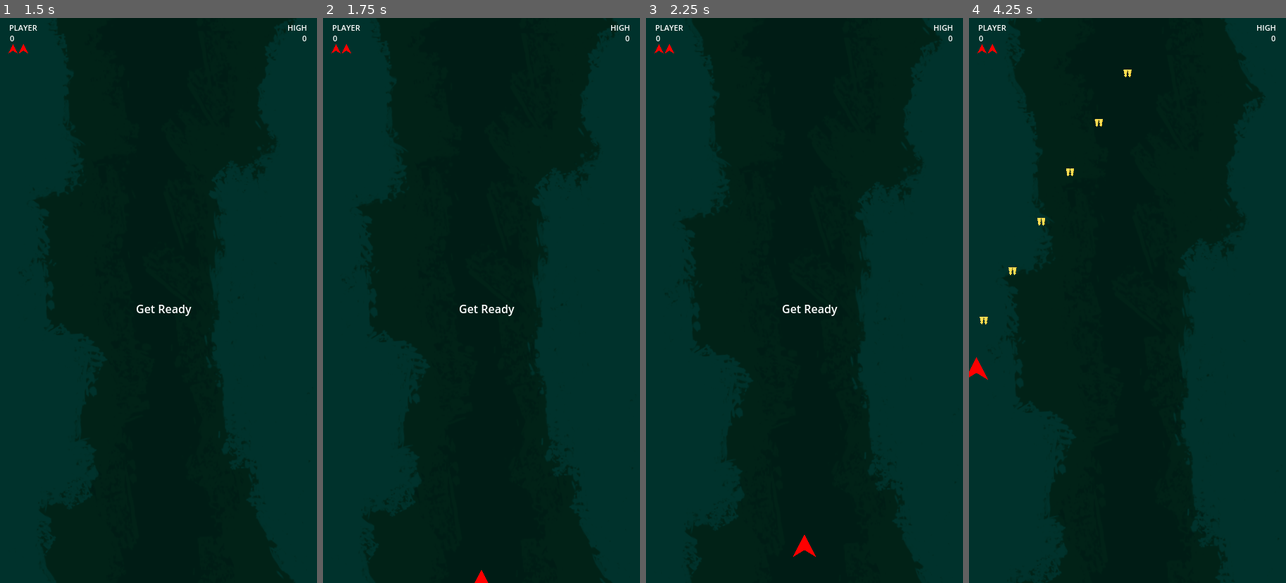
Above: before the commit, frames 1-4 (left to right).
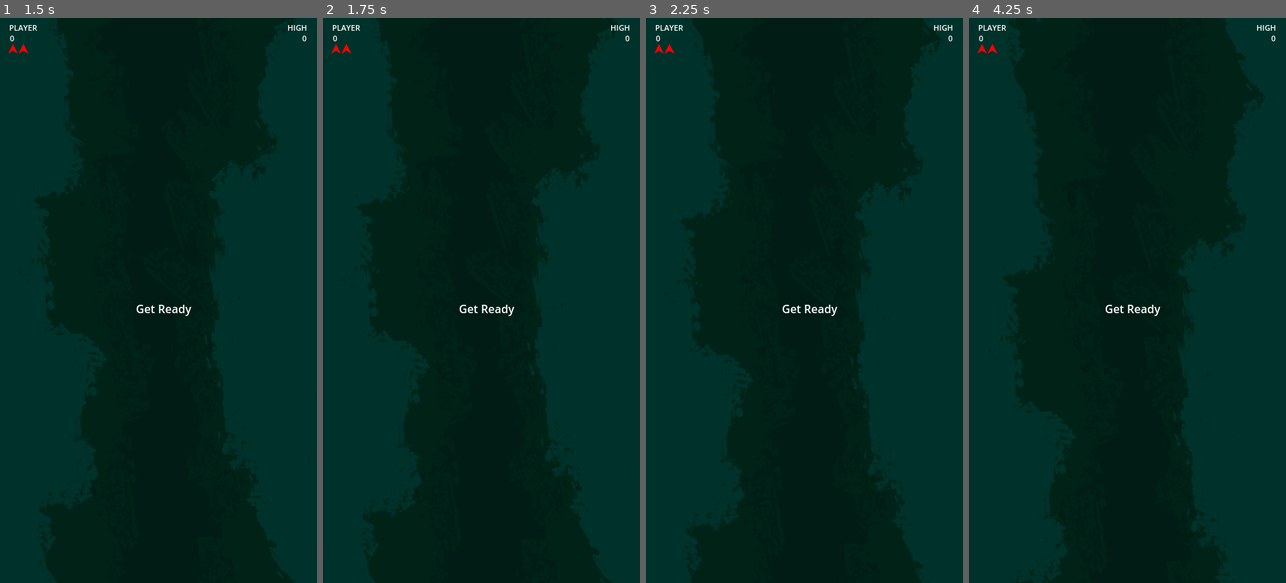
Above: after the commit, the same moments.

Repository: davidbragg/pewpewpew
Game: Godot game, scene res://scenes/main.tscn
Same seed, same stepped clock (60 frames per second), same inputs: the game is played once before the commit and once after it. Sound files missing from this copy of the repository are replaced by a short silence.
Inputs:
- Up to frame 1 (1.5 s): hold D (move_right) 0.53-1.28 s; hold Space (shoot) 0.53-1.28 s; hold S (move_down) from 1.28 s (still down); tap Space (shoot) at 1.35 s
- Up to frame 2 (1.75 s): keep holding S (move_down)
- Up to frame 3 (2.25 s): release S (move_down) at 2.03 s; hold D (move_right) from 2.03 s (still down); hold Space (shoot) from 2.03 s (still down)
- Up to frame 4 (4.25 s): release D (move_right) at 2.78 s; release Space (shoot) at 2.78 s; hold W (move_up) 2.78-3.53 s; tap Space (shoot) at 2.85 s; hold A (move_left) from 3.53 s (still down); hold Space (shoot) from 3.53 s (still down)

Frame 1 is identical in both runs. In frame 2, less than 0.1% of the frame differs, in the area x 47-53%, y 97-100%; in frame 3, 0.1%; in frame 4, 0.4%, in the area x 0-61%, y 9-64%.
Error after the commit: Parse Error: Identifier "position6" not declared in the current scope. (res://scripts/player.gd:73)

Commit message:
migration to 4.4, add audio and particle sfx, fix floater shooting after death bug

Diff:
--- a/project.godot
+++ b/project.godot
@@ -12,7 +12,7 @@
 
 config/name="pewpewpew"
 run/main_scene="res://scenes/main.tscn"
-config/features=PackedStringArray("4.2", "Forward Plus")
+config/features=PackedStringArray("4.4", "Forward Plus")
 config/icon="res://assets/player.png"
 config/windows_native_icon="res://assets/icon.ico"
 
@@ -33,31 +33,31 @@
 move_up={
 "deadzone": 0.5,
 "events": [Object(InputEventJoypadMotion,"resource_local_to_scene":false,"resource_name":"","device":-1,"axis":1,"axis_value":-1.0,"script":null)
-, Object(InputEventKey,"resource_local_to_scene":false,"reso …(163 unchanged characters)… eycode":87,"key_label":0,"unicode":119,"echo":false,"script":null)
+, Object(InputEventKey,"resource_local_to_scene":false,"reso …(163 unchanged characters)… eycode":87,"key_label":0,"unicode":119,"location":0,"echo":false,"script":null)
 ]
 }
 move_down={
 "deadzone": 0.5,
 "events": [Object(InputEventJoypadMotion,"resource_local_to_scene":false,"resource_name":"","device":-1,"axis":1,"axis_value":1.0,"script":null)
-, Object(InputEventKey,"resource_local_to_scene":false,"reso …(163 unchanged characters)… eycode":83,"key_label":0,"unicode":115,"echo":false,"script":null)
+, Object(InputEventKey,"resource_local_to_scene":false,"reso …(163 unchanged characters)… eycode":83,"key_label":0,"unicode":115,"location":0,"echo":false,"script":null)
 ]
 }
 move_left={
 "deadzone": 0.5,
 "events": [Object(InputEventJoypadMotion,"resource_local_to_scene":false,"resource_name":"","device":-1,"axis":0,"axis_value":-1.0,"script":null)
-, Object(InputEventKey,"resource_local_to_scene":false,"reso …(162 unchanged characters)… keycode":65,"key_label":0,"unicode":97,"echo":false,"script":null)
+, Object(InputEventKey,"resource_local_to_scene":false,"reso …(162 unchanged characters)… keycode":65,"key_label":0,"unicode":97,"location":0,"echo":false,"script":null)
 ]
 }
 move_right={
 "deadzone": 0.5,
 "events": [Object(InputEventJoypadMotion,"resource_local_to_scene":false,"resource_name":"","device":-1,"axis":0,"axis_value":1.0,"script":null)
-, Object(InputEventKey,"resource_local_to_scene":false,"reso …(163 unchanged characters)… eycode":68,"key_label":0,"unicode":100,"echo":false,"script":null)
+, Object(InputEventKey,"resource_local_to_scene":false,"reso …(163 unchanged characters)… eycode":68,"key_label":0,"unicode":100,"location":0,"echo":false,"script":null)
 ]
 }
 shoot={
 "deadzone": 0.5,
 "events": [Object(InputEventJoypadButton,"resource_local_to_scene":false,"resource_name":"","device":-1,"button_index":0,"pressure":0.0,"pressed":true,"script":null)
-, Object(InputEventKey,"resource_local_to_scene":false,"reso …(162 unchanged characters)… keycode":32,"key_label":0,"unicode":32,"echo":false,"script":null)
+, Object(InputEventKey,"resource_local_to_scene":false,"reso …(162 unchanged characters)… keycode":32,"key_label":0,"unicode":32,"location":0,"echo":false,"script":null)
 ]
 }
 
--- a/scenes/floater.tscn
+++ b/scenes/floater.tscn
@@ -1,8 +1,19 @@
-[gd_scene load_steps=4 format=3 uid="uid://dbyt3bp4cnyr7"]
+[gd_scene load_steps=9 format=3 uid="uid://dbyt3bp4cnyr7"]
 
-[ext_resource type="Script" path="res://scripts/floater.gd" id="1_o4xfv"]
+[ext_resource type="Script" uid="uid://cqon5s8v61nkj" path="res://scripts/floater.gd" id="1_o4xfv"]
 [ext_resource type="PackedScene" uid="uid://d3vodh36nuu1f" path="res://scenes/enemy_projectile.tscn" id="2_q051b"]
 [ext_resource type="Texture2D" uid="uid://b8nvtpou561lf" path="res://assets/floater.svg" id="3_e0ygl"]
+[ext_resource type="AudioStream" uid="uid://c8aqh7f72ahr2" path="res://assets/audio/floater_fire.ogg" id="4_js0lp"]
+[ext_resource type="AudioStream" uid="uid://benreolqkhau2" path="res://assets/audio/enemy_death.ogg" id="5_0v24q"]
+[ext_resource type="AudioStream" uid="uid://doxql3q568n6d" path="res://assets/audio/floater_hit.ogg" id="5_03vxn"]
+
+[sub_resource type="AudioStreamRandomizer" id="AudioStreamRandomizer_0v24q"]
+streams_count = 1
+stream_0/stream = ExtResource("4_js0lp")
+
+[sub_resource type="Gradient" id="Gradient_03vxn"]
+offsets = PackedFloat32Array(0.54, 1)
+colors = PackedColorArray(0.992172, 0.595987, 0.329259, 1, 0.998609, 0.842112, 0.748383, 1)
 
 [node name="Floater" type="CharacterBody2D"]
 z_index = 10
@@ -21,6 +32,35 @@
 wait_time = 2.0
 
 [node name="CollisionPolygon2D" type="CollisionPolygon2D" parent="."]
+visible = false
 polygon = PackedVector2Array(0.046517, 21.5516, -23.8247, -10.4188, -18.5519, -21.9717, 18.2222, -21.5616, 23.4915, -10.4188)
 
+[node name="FireAudio" type="AudioStreamPlayer2D" parent="."]
+stream = SubResource("AudioStreamRandomizer_0v24q")
+pitch_scale = 1.03
+
+[node name="HitAudio" type="AudioStreamPlayer2D" parent="."]
+stream = ExtResource("5_03vxn")
+
+[node name="DeathAudio" type="AudioStreamPlayer2D" parent="."]
+stream = ExtResource("5_0v24q")
+volume_db = -4.0
+
+[node name="ExplosionParticles" type="CPUParticles2D" parent="."]
+emitting = false
+amount = 500
+lifetime = 0.1
+one_shot = true
+speed_scale = 0.5
+randomness = 0.66
+emission_shape = 1
+emission_sphere_radius = 0.01
+spread = 180.0
+gravity = Vector2(0, 0)
+initial_velocity_min = 70.71
+initial_velocity_max = 353.54
+color_ramp = SubResource("Gradient_03vxn")
+
 [connection signal="timeout" from="FireCoolDown" to="." method="_on_fire_cool_down_timeout"]
+[connection signal="finished" from="DeathAudio" to="." method="_on_death_audio_finished"]
+[connection signal="finished" from="ExplosionParticles" to="." method="_on_explosion_particles_finished"]
--- a/scenes/hunter.tscn
+++ b/scenes/hunter.tscn
@@ -1,8 +1,17 @@
-[gd_scene load_steps=4 format=3 uid="uid://oaywxkjih0yv"]
+[gd_scene load_steps=8 format=3 uid="uid://oaywxkjih0yv"]
 
-[ext_resource type="Script" path="res://scripts/hunter.gd" id="1_iseq4"]
+[ext_resource type="Script" uid="uid://rqvm6rh3sil5" path="res://scripts/hunter.gd" id="1_iseq4"]
 [ext_resource type="PackedScene" uid="uid://d3vodh36nuu1f" path="res://scenes/enemy_projectile.tscn" id="2_j388x"]
 [ext_resource type="Texture2D" uid="uid://p0445nibjos2" path="res://assets/hunter.svg" id="3_62vpj"]
+[ext_resource type="AudioStream" uid="uid://tenaylwiysq5" path="res://assets/audio/hunter_fire.ogg" id="4_h7gi6"]
+[ext_resource type="AudioStream" uid="uid://benreolqkhau2" path="res://assets/audio/enemy_death.ogg" id="5_aso1i"]
+
+[sub_resource type="AudioStreamRandomizer" id="AudioStreamRandomizer_aso1i"]
+streams_count = 1
+stream_0/stream = ExtResource("4_h7gi6")
+
+[sub_resource type="Gradient" id="Gradient_aso1i"]
+colors = PackedColorArray(0.803922, 0.698039, 0, 1, 0.839216, 0.701961, 0, 1)
 
 [node name="Hunter" type="CharacterBody2D"]
 z_index = 10
@@ -18,4 +27,31 @@
 texture = ExtResource("3_62vpj")
 
 [node name="CollisionPolygon2D" type="CollisionPolygon2D" parent="."]
+visible = false
 polygon = PackedVector2Array(-4.71766, 7.06445, -16.0775, -11.2899, -10.7696, -9.15681, 10.5611, -9.05759, 15.7697, -11.0915, 4.65793, 6.81642, -0.104275, 2.15343)
+
+[node name="FireAudio" type="AudioStreamPlayer2D" parent="."]
+stream = SubResource("AudioStreamRandomizer_aso1i")
+pitch_scale = 1.03
+
+[node name="DeathAudio" type="AudioStreamPlayer2D" parent="."]
+stream = ExtResource("5_aso1i")
+volume_db = -4.0
+
+[node name="ExplosionParticles" type="CPUParticles2D" parent="."]
+emitting = false
+amount = 500
+lifetime = 0.1
+one_shot = true
+speed_scale = 0.5
+randomness = 0.66
+emission_shape = 1
+emission_sphere_radius = 0.01
+spread = 180.0
+gravity = Vector2(0, 0)
+initial_velocity_min = 70.71
+initial_velocity_max = 353.54
+color_ramp = SubResource("Gradient_aso1i")
+
+[connection signal="finished" from="DeathAudio" to="." method="_on_death_audio_finished"]
+[connection signal="finished" from="ExplosionParticles" to="." method="_on_explosion_particles_finished"]
--- a/scenes/kamikaze.tscn
+++ b/scenes/kamikaze.tscn
@@ -1,12 +1,21 @@
-[gd_scene load_steps=5 format=3 uid="uid://ba8n4cw1gve42"]
+[gd_scene load_steps=9 format=3 uid="uid://ba8n4cw1gve42"]
 
-[ext_resource type="Script" path="res://scripts/kamikaze.gd" id="1_7wbsq"]
+[ext_resource type="Script" uid="uid://bigw0lc2vhgky" path="res://scripts/kamikaze.gd" id="1_7wbsq"]
 [ext_resource type="Texture2D" uid="uid://bkig75aywerkt" path="res://assets/kamikaze.svg" id="2_ais63"]
-[ext_resource type="Shader" path="res://shaders/kamikaze.gdshader" id="2_d2jpx"]
+[ext_resource type="Shader" uid="uid://ipb54huqvuwo" path="res://shaders/kamikaze.gdshader" id="2_d2jpx"]
+[ext_resource type="AudioStream" uid="uid://fkahbw52hdw8" path="res://assets/audio/kamikaze_engine.ogg" id="4_2r708"]
+[ext_resource type="AudioStream" uid="uid://benreolqkhau2" path="res://assets/audio/enemy_death.ogg" id="5_cv7uk"]
 
 [sub_resource type="ShaderMaterial" id="ShaderMaterial_56o0f"]
 shader = ExtResource("2_d2jpx")
 shader_parameter/new_color = Color(0.858824, 0.368627, 0.203922, 1)
+
+[sub_resource type="AudioStreamRandomizer" id="AudioStreamRandomizer_cv7uk"]
+streams_count = 1
+stream_0/stream = ExtResource("4_2r708")
+
+[sub_resource type="Gradient" id="Gradient_cv7uk"]
+colors = PackedColorArray(0.956863, 0.337255, 0.105882, 1, 0.839216, 0.701961, 0, 1)
 
 [node name="Kamikaze" type="CharacterBody2D"]
 collision_layer = 4
@@ -21,3 +30,33 @@
 material = SubResource("ShaderMaterial_56o0f")
 scale = Vector2(0.132275, 0.126984)
 texture = ExtResource("2_ais63")
+
+[node name="EngineAudio" type="AudioStreamPlayer2D" parent="."]
+stream = SubResource("AudioStreamRandomizer_cv7uk")
+volume_db = -10.0
+pitch_scale = 1.05
+max_distance = 300.0
+attenuation = 4.43828
+panning_strength = 3.0
+
+[node name="DeathAudio" type="AudioStreamPlayer2D" parent="."]
+stream = ExtResource("5_cv7uk")
+volume_db = -4.0
+
+[node name="ExplosionParticles" type="CPUParticles2D" parent="."]
+emitting = false
+amount = 500
+lifetime = 0.1
+one_shot = true
+speed_scale = 0.5
+randomness = 0.66
+emission_shape = 1
+emission_sphere_radius = 0.01
+spread = 180.0
+gravity = Vector2(0, 0)
+initial_velocity_min = 70.71
+initial_velocity_max = 353.54
+color_ramp = SubResource("Gradient_cv7uk")
+
+[connection signal="finished" from="DeathAudio" to="." method="_on_death_audio_finished"]
+[connection signal="finished" from="ExplosionParticles" to="." method="_on_explosion_particles_finished"]
--- a/scenes/main.tscn
+++ b/scenes/main.tscn
@@ -1,13 +1,14 @@
-[gd_scene load_steps=13 format=3 uid="uid://bssj84qd2a7wc"]
+[gd_scene load_steps=15 format=3 uid="uid://bssj84qd2a7wc"]
 
 [ext_resource type="PackedScene" uid="uid://dy8sinaxdks5l" path="res://scenes/background.tscn" id="1_6srfk"]
-[ext_resource type="Script" path="res://scripts/main.gd" id="1_i3dns"]
+[ext_resource type="Script" uid="uid://k205u44n8ygo" path="res://scripts/main.gd" id="1_i3dns"]
 [ext_resource type="PackedScene" uid="uid://b6elytksonnf" path="res://scenes/play_boundary.tscn" id="2_emvnx"]
 [ext_resource type="PackedScene" uid="uid://b4rebdb6c5p5p" path="res://scenes/player.tscn" id="2_mxru2"]
 [ext_resource type="PackedScene" uid="uid://dbyt3bp4cnyr7" path="res://scenes/floater.tscn" id="4_ne8kj"]
 [ext_resource type="PackedScene" uid="uid://ba8n4cw1gve42" path="res://scenes/kamikaze.tscn" id="5_wcqs8"]
 [ext_resource type="Texture2D" uid="uid://dq2yvqrtmr1a0" path="res://assets/player.svg" id="8_7s5pq"]
 [ext_resource type="PackedScene" uid="uid://oaywxkjih0yv" path="res://scenes/hunter.tscn" id="8_bwhhk"]
+[ext_resource type="AudioStream" uid="uid://bi8lkduw542dh" path="res://assets/audio/player_death.ogg" id="9_85g3d"]
 
 [sub_resource type="Curve2D" id="Curve2D_0ok36"]
 _data = {
@@ -23,6 +24,9 @@
 
 [sub_resource type="LabelSettings" id="LabelSettings_fa4im"]
 font_size = 11
+
+[sub_resource type="Gradient" id="Gradient_85g3d"]
+colors = PackedColorArray(0.992172, 0, 0, 1, 0.839216, 0.701961, 0, 1)
 
 [node name="Game" type="Node2D" node_paths=PackedStringArray("lives_sprites")]
 script = ExtResource("1_i3dns")
@@ -170,6 +174,25 @@
 scale = Vector2(0.075, 0.075)
 texture = ExtResource("8_7s5pq")
 
+[node name="PlayerDeathAudio" type="AudioStreamPlayer" parent="."]
+stream = ExtResource("9_85g3d")
+volume_db = -4.0
+
+[node name="PlayerDeathParticles" type="CPUParticles2D" parent="."]
+emitting = false
+amount = 800
+lifetime = 0.3
+one_shot = true
+speed_scale = 0.5
+randomness = 0.66
+emission_shape = 1
+emission_sphere_radius = 0.01
+spread = 180.0
+gravity = Vector2(0, 0)
+initial_velocity_min = 70.71
+initial_velocity_max = 353.54
+color_ramp = SubResource("Gradient_85g3d")
+
 [connection signal="timeout" from="KamikazeTimer" to="." method="_on_kamikaze_timer_timeout"]
 [connection signal="timeout" from="KamikazeCooldownTimer" to="." method="_on_kamikaze_cooldown_timer_timeout"]
 [connection signal="timeout" from="FloaterCoolDownTimer" to="." method="_on_floater_cool_down_timer_timeout"]
--- a/scenes/player.tscn
+++ b/scenes/player.tscn
@@ -1,8 +1,14 @@
-[gd_scene load_steps=4 format=3 uid="uid://b4rebdb6c5p5p"]
+[gd_scene load_steps=6 format=3 uid="uid://b4rebdb6c5p5p"]
 
-[ext_resource type="Script" path="res://scripts/player.gd" id="1_iaerw"]
+[ext_resource type="Script" uid="uid://saw67bk5t0ow" path="res://scripts/player.gd" id="1_iaerw"]
 [ext_resource type="PackedScene" uid="uid://dak23h3d7xsic" path="res://scenes/player_projectile.tscn" id="2_t3tdt"]
 [ext_resource type="Texture2D" uid="uid://dq2yvqrtmr1a0" path="res://assets/player.svg" id="4_bvrjh"]
+[ext_resource type="AudioStream" uid="uid://cgebenbqel0e6" path="res://assets/audio/player_fire.ogg" id="4_dqkch"]
+
+[sub_resource type="AudioStreamRandomizer" id="AudioStreamRandomizer_dqkch"]
+random_pitch = 1.03
+streams_count = 1
+stream_0/stream = ExtResource("4_dqkch")
 
 [node name="Player" type="CharacterBody2D"]
 collision_mask = 22
@@ -22,4 +28,9 @@
 scale = Vector2(0.18362, 0.178023)
 texture = ExtResource("4_bvrjh")
 
+[node name="FireAudio" type="AudioStreamPlayer2D" parent="."]
+stream = SubResource("AudioStreamRandomizer_dqkch")
+
+[node name="AudioListener2D" type="AudioListener2D" parent="."]
+
 [connection signal="timeout" from="Fire_Cooldown" to="." method="_on_fire_cooldown_timeout"]
--- a/scripts/enemy.gd
+++ b/scripts/enemy.gd
@@ -9,16 +9,17 @@
 var state : State = State.SPAWNING
 
 enum State {
-    SPAWNING,
-    IDLE,
-    TARGETING,
-    ATTACKING,
-    EXITING
+	SPAWNING,
+	IDLE,
+	TARGETING,
+	ATTACKING,
+	DEAD,
+	EXITING
 }
 
 @onready var player : CharacterBody2D = get_node('/root/Game/Player')
 
 
 func get_target():
-    if player != null:
-        target = (player.global_position - self.global_position).normalized()
+	if player != null:
+		target = (player.global_position - self.global_position).normalized()
--- a/scripts/environment.gd
+++ b/scripts/environment.gd
@@ -1,10 +1,10 @@
 extends Node
 
 var timer_max : Dictionary = {
-    "kamikaze_spawn_limit": 0.3,
-    "kamikaze_cooldown": 5,
-    "floater_cooldown": 9,
-    "hunter_cooldown": 5
+	"kamikaze_spawn_limit": 0.3,
+	"kamikaze_cooldown": 5,
+	"floater_cooldown": 9,
+	"hunter_cooldown": 5
 }
 
 const kamikaze_wave_start : int = 5
@@ -17,3 +17,5 @@
 const floater_cooldown_min : int = 4
 
 const hunter_cooldown_min : int = 2
+
+var player_coord: Vector2
--- a/scripts/floater.gd
+++ b/scripts/floater.gd
@@ -7,6 +7,8 @@
 @onready var x_spawn_right : int = get_viewport_rect().size.x + 50
 var collision_count : int = 0
 var score : int = 1000
+var audio_complete: bool = false
+var particles_complete: bool = false
 
 func _ready():
 	acceleration = 450
@@ -24,6 +26,10 @@
 		queue_free()
 
 	match state:
+		State.DEAD:
+			if audio_complete && particles_complete:
+				queue_free()
+			return
 		State.SPAWNING:
 			var direction = (target_position - global_position).normalized()
 			var distance = global_position.distance_to(target_position)
@@ -41,6 +47,7 @@
 			velocity = Vector2.DOWN * 100
 		State.ATTACKING:
 			add_projectiles()
+			$FireAudio.play()
 			velocity = Vector2.UP * 100
 			state = State.IDLE
 
@@ -65,8 +72,20 @@
 	collision_count += 1
 	if collision_count >= 4:
 		GlobalState.add_points(score)
-		queue_free()
-
+		state = State.DEAD
+		$CollisionPolygon2D.disabled = true
+		$Sprite2D.visible = false
+		$ExplosionParticles.emitting = true
+		$DeathAudio.play()
+	else:
+		$HitAudio.play()
 
 func _on_fire_cool_down_timeout():
-	state = State.ATTACKING
+	if state != State.DEAD:
+		state = State.ATTACKING
+
+func _on_death_audio_finished() -> void:
+	audio_complete = true
+
+func _on_explosion_particles_finished() -> void:
+	particles_complete = true
--- a/scripts/global_state.gd
+++ b/scripts/global_state.gd
@@ -2,12 +2,12 @@
 
 var player_lives : int = 3
 var score : int = 0 :
-    set(value):
-        score = value
-        player_score_label.text = str(score)
-        if score > high_score:
-            high_score = score
-            update_high_score()
+	set(value):
+		score = value
+		player_score_label.text = str(score)
+		if score > high_score:
+			high_score = score
+			update_high_score()
 var high_score : int = 0
 var game_state : int
 
@@ -25,12 +25,12 @@
 @onready var high_score_label = get_node('/root/Game/UIRect/HighScoreValue')
 
 func add_points(points : int):
-    score += points
+	score += points
 
 func reset_game_state():
-    player_lives = 3
-    score = 0
-    game_state = TITLE
+	player_lives = 3
+	score = 0
+	game_state = TITLE
 
 func update_high_score():
-    high_score_label.text = str(high_score)
+	high_score_label.text = str(high_score)
--- a/scripts/hunter.gd
+++ b/scripts/hunter.gd
@@ -5,65 +5,79 @@
 var direction : Vector2
 
 var score : int = 100
+var audio_complete: bool = false
+var particles_complete: bool = false
 
 @onready var screen_size = get_viewport_rect().size
 
 func _ready():
-    self.rotation = Vector2(-1,0).angle()
-    max_speed = 250
-    acceleration = 200
+	self.rotation = Vector2(-1,0).angle()
+	max_speed = 250
+	acceleration = 200
 
 
 func _process(delta):
-    if GlobalState.game_state != GlobalState.GAMEPLAY:
-        queue_free()
+	if GlobalState.game_state != GlobalState.GAMEPLAY:
+		queue_free()
 
-    if state != State.EXITING:
-        get_target()
-        self.rotation = target.angle() - (PI / 2)
+	if state != State.EXITING:
+		get_target()
+		self.rotation = target.angle() - (PI / 2)
 
-    match state:
-        State.SPAWNING:
-            get_destination_position()
-            state = State.IDLE
-        State.IDLE:
-            var distance = global_position.distance_to(destination_position)
-            if distance < 10 and global_position.y < 600:
-                state = State.ATTACKING
-            elif global_position.y >= 600:
-                destination_position = Vector2(global_position.x, screen_size.y + 100)
-                state = State.EXITING
-        State.ATTACKING:
-            add_projectile()
-            get_destination_position()
-            state = State.IDLE
+	match state:
+		State.DEAD:
+			move_and_slide()
+			if audio_complete && particles_complete:
+				queue_free()
+			return
+		State.SPAWNING:
+			get_destination_position()
+			state = State.IDLE
+		State.IDLE:
+			var distance = global_position.distance_to(destination_position)
+			if distance < 10 and global_position.y < 600:
+				state = State.ATTACKING
+			elif global_position.y >= 600:
+				destination_position = Vector2(global_position.x, screen_size.y + 100)
+				state = State.EXITING
+		State.ATTACKING:
+			add_projectile()
+			$FireAudio.play()
+			get_destination_position()
+			state = State.IDLE
 
-    direction = (destination_position - global_position).normalized()
-    velocity = velocity.move_toward(direction * max_speed, acceleration * delta)
+	direction = (destination_position - global_position).normalized()
+	velocity = velocity.move_toward(direction * max_speed, acceleration * delta)
 
+	if move_and_slide():
+		register_combat_collision()
 
-    if move_and_slide():
-        register_combat_collision()
-
-    if global_position.y > get_viewport_rect().size.y + 50:
-        queue_free()
-
+	if global_position.y > get_viewport_rect().size.y + 50:
+		queue_free()
 
 func add_projectile():
-    if (global_position.x > 0 or global_position.x < screen_size.x):
-        var projectile = projectile_scene.instantiate()
-        projectile.direction = target
-        projectile.global_position = global_position
-        add_sibling(projectile)
-
+	if (global_position.x > 0 or global_position.x < screen_size.x):
+		var projectile = projectile_scene.instantiate()
+		projectile.direction = target
+		projectile.global_position = global_position
+		add_sibling(projectile)
 
 func get_destination_position():
-    destination_position = Vector2(
-        randi_range(destination_clamp, screen_size.x - destination_clamp),
-        global_position.y + randi_range(130, 160)
-    )
-
+	destination_position = Vector2(
+		randi_range(destination_clamp, screen_size.x - destination_clamp),
+		global_position.y + randi_range(130, 160)
+	)
 
 func despawn():
-    GlobalState.add_points(score)
-    queue_free()
+	GlobalState.add_points(score)
+	state = State.DEAD
+	$Sprite2D.visible = false
+	$CollisionPolygon2D.disabled = true
+	$ExplosionParticles.emitting = true
+	$DeathAudio.play()
+
+func _on_death_audio_finished() -> void:
+	audio_complete = true
+
+func _on_explosion_particles_finished() -> void:
+	particles_complete = true
--- a/scripts/kamikaze.gd
+++ b/scripts/kamikaze.gd
@@ -5,6 +5,8 @@
 const IDLE_MAX_SPEED : int = 200
 
 var score : int = 100
+var audio_complete: bool = false
+var particles_complete: bool = false
 
 func _ready():
 	self.rotation = Vector2(-1,0).angle()
@@ -16,6 +18,11 @@
 		queue_free()
 
 	match state:
+		State.DEAD:
+			move_and_slide()
+			if audio_complete && particles_complete:
+				queue_free()
+			return
 		State.SPAWNING:
 			if self.global_position.y >= 100:
 				state = State.TARGETING
@@ -25,6 +32,7 @@
 			get_target()
 			self.rotation = target.angle() - (self.rotation / 2)
 			state = State.ATTACKING
+			$EngineAudio.play()
 
 		State.ATTACKING:
 			velocity = velocity.move_toward(target * max_speed, acceleration * delta)
@@ -38,4 +46,16 @@
 
 func despawn():
 	GlobalState.add_points(score)
-	queue_free()
+	state = State.DEAD
+	$Sprite2D.visible = false
+	$CollisionPolygon2D.disabled = true
+	$EngineAudio.stop()
+	$DeathAudio.play()
+	$ExplosionParticles.emitting = true
+
+
+func _on_death_audio_finished() -> void:
+	audio_complete = true
+
+func _on_explosion_particles_finished() -> void:
+	particles_complete = true
--- a/scripts/main.gd
+++ b/scripts/main.gd
@@ -124,6 +124,9 @@
 
 func stop_gameplay():
 	play_boundary_collider.disabled = true
+	$PlayerDeathAudio.play()
+	$PlayerDeathParticles.position = Env.player_coord
+	$PlayerDeathParticles.emitting = true
 	for key in timers.keys():
 		timers[key].stop()
 	$DifficultyRamp.stop()
--- a/scripts/player.gd
+++ b/scripts/player.gd
@@ -14,6 +14,9 @@
 signal player_death
 
 @onready var fire_cooldown_timer : Timer = get_node('Fire_Cooldown')
+
+func _ready() -> void:
+	$AudioListener2D.make_current()
 
 func _physics_process(delta):
 	if GlobalState.game_state == GlobalState.SPAWNING:
@@ -48,7 +51,6 @@
 
 	has_collided = move_and_slide()
 
-
 func player_spawn():
 	velocity = Vector2.UP * 100;
 	move_and_slide()
@@ -60,6 +62,7 @@
 	var projectile = projectile_scene.instantiate()
 	projectile.global_position = self.global_position
 	add_sibling(projectile)
+	$FireAudio.play()
 
 
 func _on_fire_cooldown_timeout():
@@ -67,5 +70,6 @@
 
 
 func despawn():
+	Env.player_coord = position6
 	emit_signal("player_death", GlobalMessaging.player_death())
 	queue_free()
Not shown, added: assets/audio/enemy_death.ogg.import
Not shown, added: assets/audio/floater_fire.ogg.import
Not shown, added: assets/audio/floater_hit.ogg.import
Not shown, added: assets/audio/hunter_fire.ogg.import
Not shown, added: assets/audio/kamikaze_engine.ogg.import
Not shown, added: assets/audio/player_death.ogg.import
Not shown, added: assets/audio/player_fire.ogg.import
Not shown: 1 places in scenes/background.tscn that only renumber resources
Not shown: 1 places in scenes/enemy_projectile.tscn that only renumber resources
Not shown: 1 places in scenes/player_projectile.tscn that only renumber resources
Not shown, added: scripts/enemy.gd.uid
Not shown, added: scripts/enemy_projectile.gd.uid
(and 20 more such lines)
